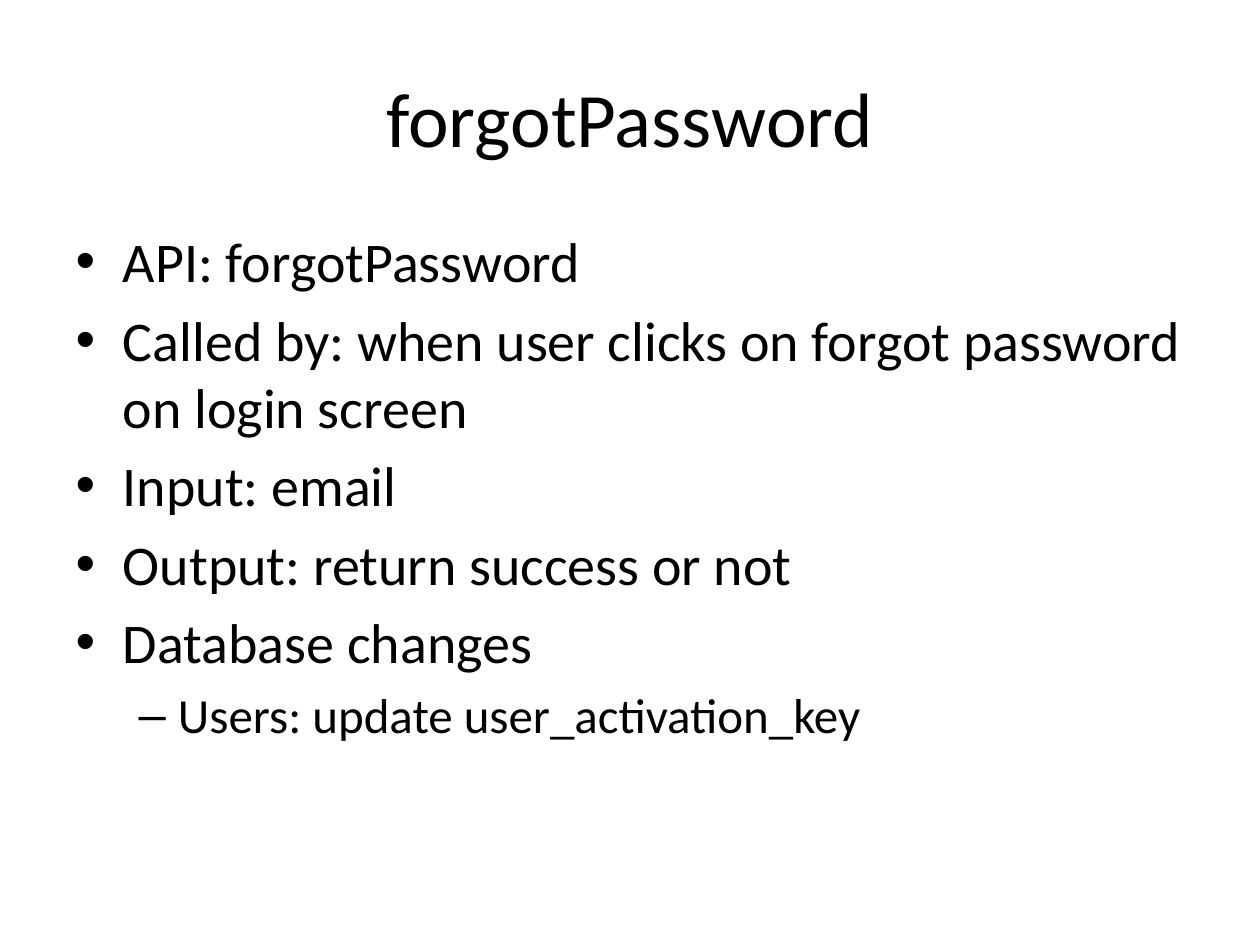
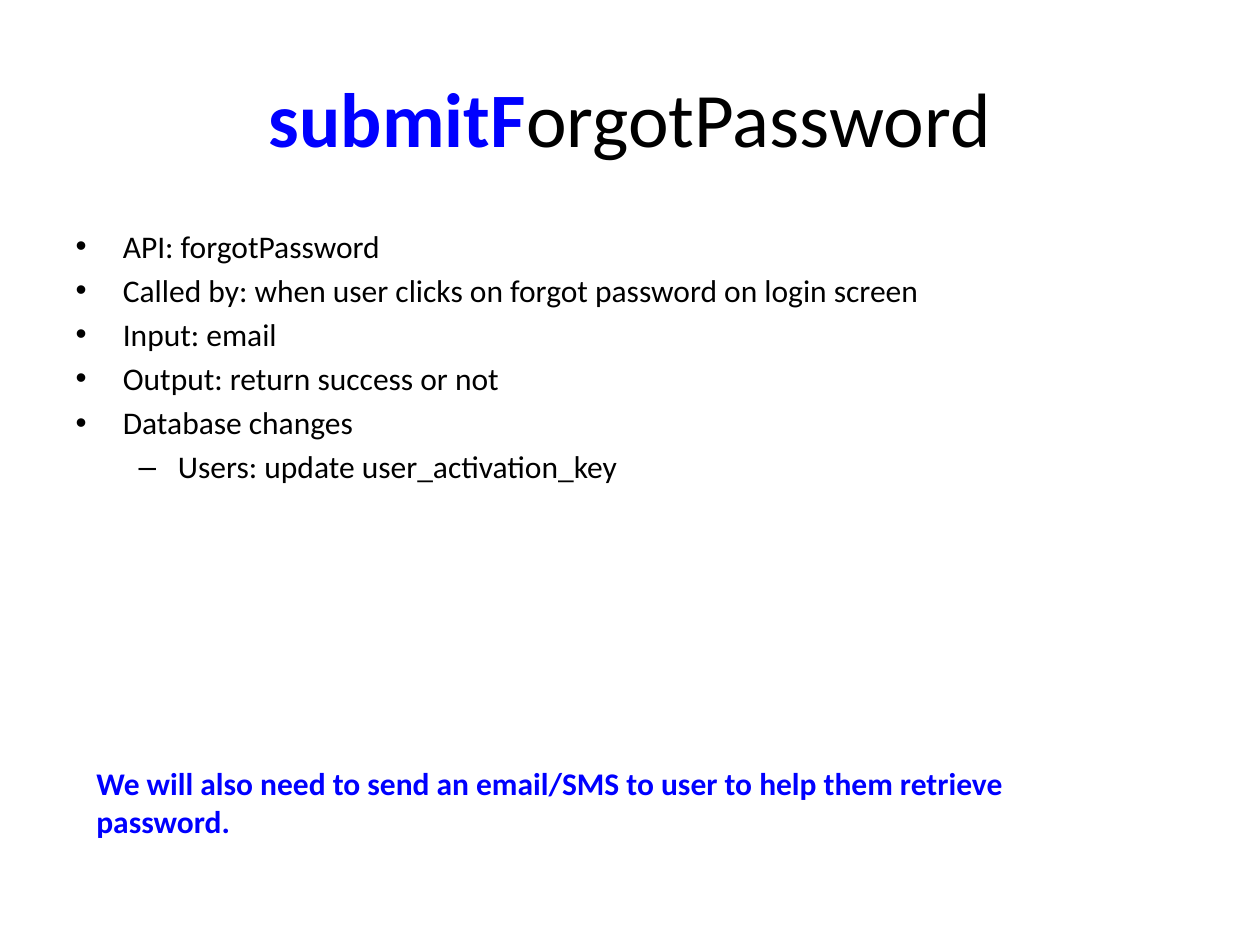
Before and after one commit to catalonia/mob, a slide deck: slide 9 of ws/WS Design Docs/API_Listing.pptx (slide 8 before the commit). Drawn at 1260x945 pixels with LibreOffice and Linux fonts; fonts in the diff are those of the drawing. Boxes give left, top, right and bottom in pixels: in the first picture for what was removed or moved away, otherwise in the second. Text is boxed around its words. In the diff, an @@ line names an element or a change of style, - is before the commit and + after.

```diff
--- a/ws/WS Design Docs/API_Listing.pptx
+++ b/ws/WS Design Docs/API_Listing.pptx
@@ title at bbox=[269, 93, 991, 161]: text changed @@
-forgotPassword
+submitForgotPassword
@@ text "API: forgotPassword" at bbox=[123, 236, 918, 483]: size 32 to 18 pt in "API: forgotPassword", "Called by: when user clicks on forgot ...", "Input: email", "Output: return success or not" and 1 more places; size 28 to 18 pt in "Users: update user_activation_key"; less space between paragraphs @@
@@ text added at bbox=[96, 773, 1002, 838], 18 pt, text #0000FF, bold @@
+We will also need to send an email/SMS to user to help them retrieve password.
```
Also in this commit, not shown: 6 other slides changed, 1 slide added.
